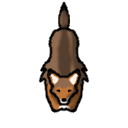
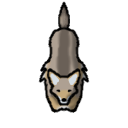
Layer changes from the first 128 × 128 image to the second:
added layer "ColorC" above "ColorB" over [40, 4, 88, 112]
added layer "ColorB" above "ColorA" over [40, 4, 88, 112]
renamed "Color 2" to "ColorA", hid it over [40, 4, 88, 112]
painted on "Color" over [45, 12, 82, 112]
